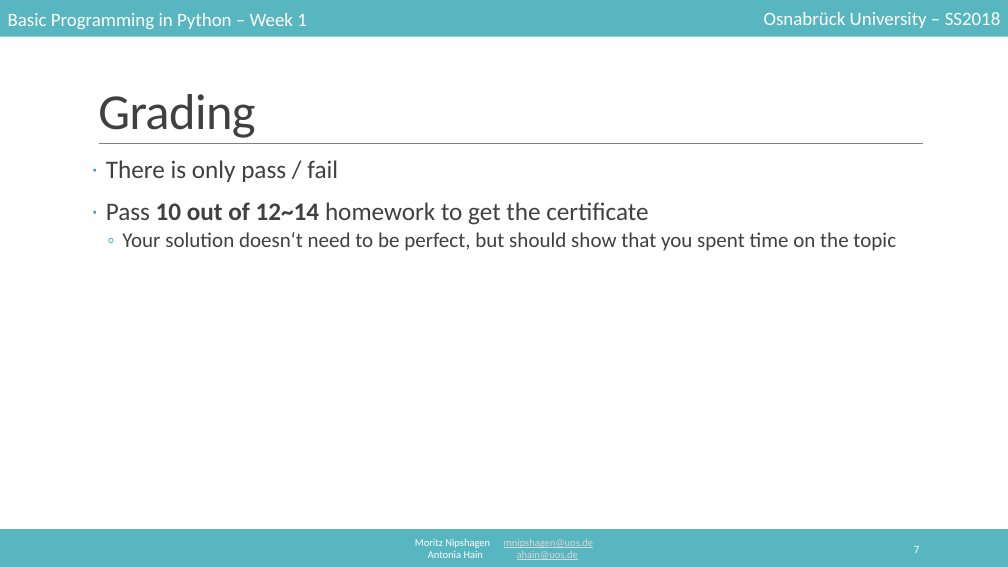
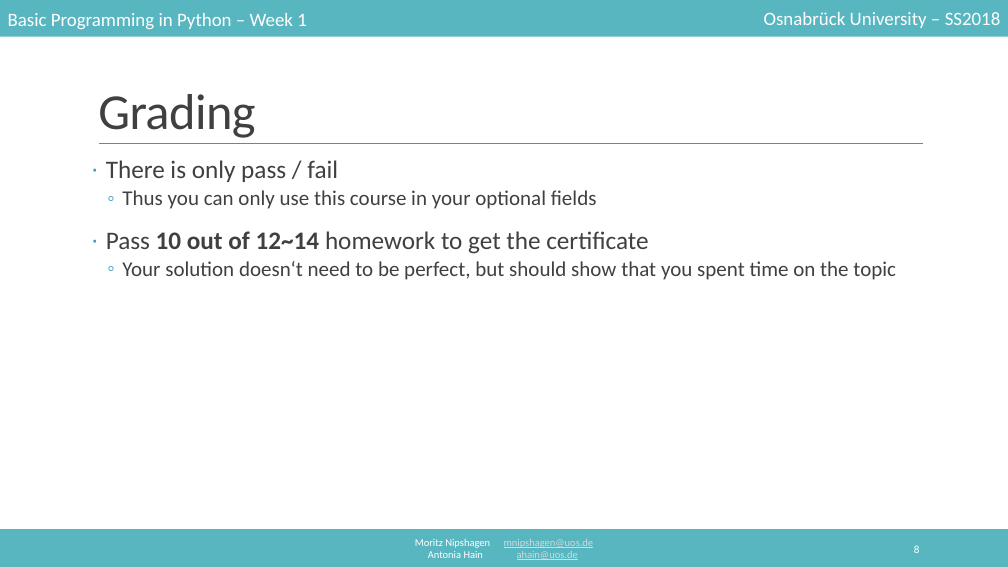
Before and after one commit to mnipshagen/monty, a slide deck: slide 8 of 2018/01/Hello_World.pptx (slide 7 before the commit). Drawn at 1008x567 pixels with LibreOffice and Linux fonts; fonts in the diff are those of the drawing. Boxes give left, top, right and bottom in pixels: in the first picture for what was removed or moved away, otherwise in the second. Text is boxed around its words. In the diff, an @@ line names an element or a change of style, - is before the commit and + after.

```diff
--- a/2018/01/Hello_World.pptx
+++ b/2018/01/Hello_World.pptx
@@ text at [122,190,597,209]: paragraph added @@
+  ◦ Thus you can only use this course in your optional fields
@@ page number at [914,545,920,553]: text changed @@
-7
+8
```
Also in this commit, not shown: 7 other slides changed, 2 slides added, 2 other files.
